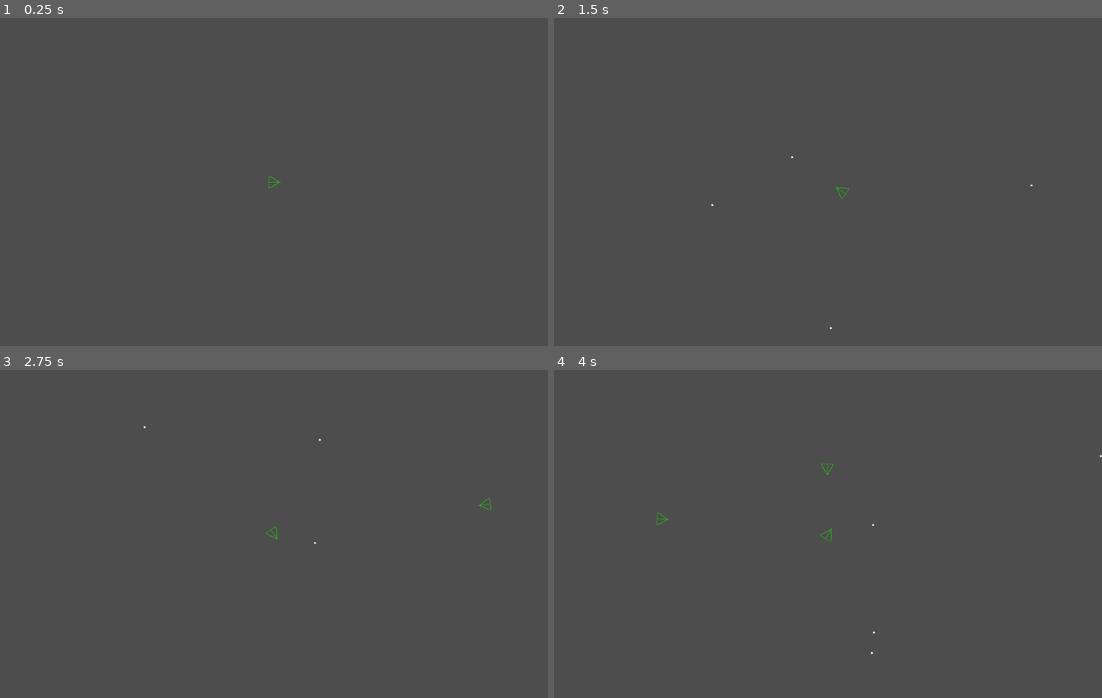
Above: before the commit, frames 1-4 (two rows, left to right).
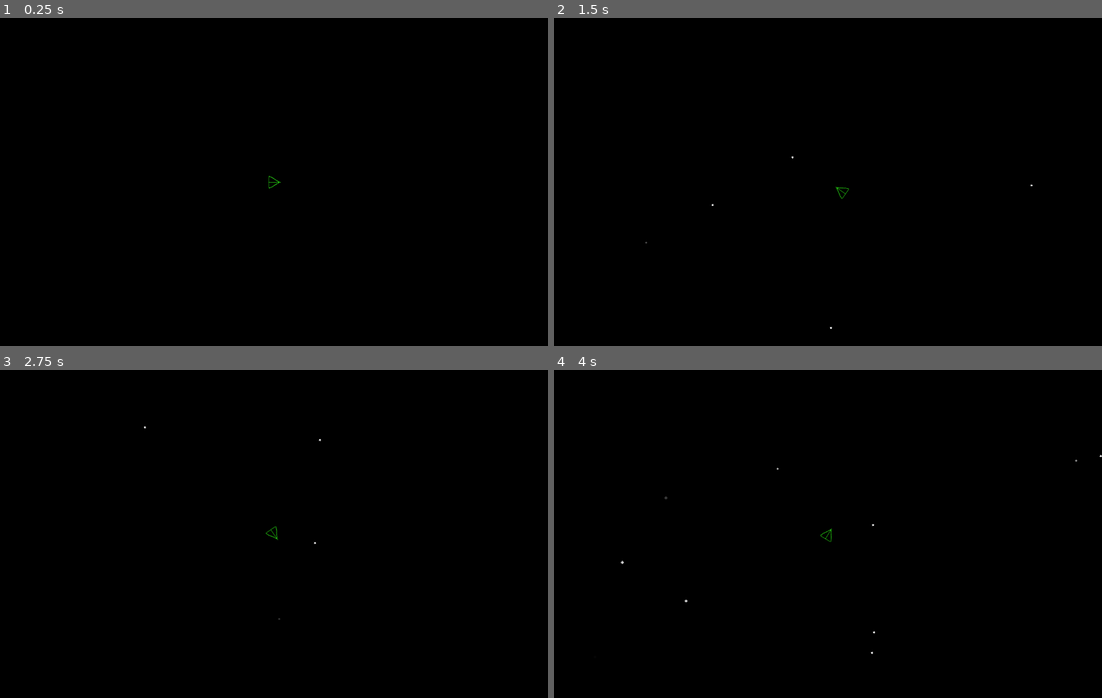
Above: after the commit, the same moments.

Repository: Edvinest/space-endless
Game: Godot game, scene res://Main.tscn
The game is run twice, just before and just after one commit, with the same random seed, the same clock (stepped at 60 frames per second) and the same inputs.
Inputs:
- Up to frame 1 (0.25 s): no input
- Up to frame 2 (1.5 s): tap Enter at 0.5 s; hold D (move_right) 0.53-1.28 s; hold Space (shoot) 0.53-1.28 s; hold S (move_down) from 1.28 s (still down); tap Space (shoot) at 1.35 s
- Up to frame 3 (2.75 s): release S (move_down) at 2.03 s; hold D (move_right) from 2.03 s (still down); hold Space (shoot) from 2.03 s (still down)
- Up to frame 4 (4 s): tap Enter at 2.75 s; release D (move_right) at 2.78 s; release Space (shoot) at 2.78 s; hold W (move_up) 2.78-3.53 s; tap Space (shoot) at 2.85 s; hold A (move_left) from 3.53 s (still down); hold Space (shoot) from 3.53 s (still down)

The runs differ from the first frame. In frame 1, 100% of the frame differs, in the area x 0-100%, y 0-100%; in frame 2, 100%; in frame 3, 100%; in frame 4, 100%.

Commit message:
Uni backup

Diff:
--- a/Enemy.gd
+++ b/Enemy.gd
@@ -8,7 +8,7 @@
 
 # Called when the node enters the scene tree for the first time.
 func _ready():
-	pass
+	add_to_group("Enemy")
 
 # Called every frame. 'delta' is the elapsed time since the previous frame.
 func _process(delta):
--- a/Enemy.tscn
+++ b/Enemy.tscn
@@ -27,6 +27,7 @@
 radius = 16.0
 
 [node name="Enemy" type="CharacterBody2D"]
+collision_mask = 0
 script = ExtResource("1_d5k31")
 
 [node name="AnimatedSprite2D" type="AnimatedSprite2D" parent="."]
--- a/Main.gd
+++ b/GameManager.gd
@@ -1,22 +1,26 @@
 extends Node
 
 var enemy : PackedScene = preload("res://Enemy.tscn")
+var PLAYER : Node
+var ENEMYTIMER : Timer
 
 # Called when the node enters the scene tree for the first time.
 func _ready():
+	PLAYER = get_node("/root/Main/Player")
+	ENEMYTIMER = get_node("/root/Main/EnemyTimer")
 	randomize()
 
 
 # Called every frame. 'delta' is the elapsed time since the previous frame.
 func _process(delta):
-	if $Player.velocity.length() > 0 && $EnemyTimer.is_stopped():
-		$EnemyTimer.start()
+	if PLAYER.velocity.length() > 0 && ENEMYTIMER.is_stopped():
+		ENEMYTIMER.start()
 
 func _on_enemy_timer_timeout():
 	var rng = RandomNumberGenerator.new()
 	rng.randomize()
 
-	$Player/Path2D/PathFollow2D.progress = rng.randi_range(0, 3664)
+	#PLAYER/Path2D/PathFollow2D.progress = rng.randi_range(0, 3664)
 	var enemyInstance = enemy.instantiate()
 	enemyInstance.global_position = $Player/Path2D/PathFollow2D/Marker2D.global_position
 	add_child(enemyInstance)
--- a/Main.tscn
+++ b/Main.tscn
@@ -1,12 +1,30 @@
-[gd_scene load_steps=3 format=3 uid="uid://bepybmkl8rpoe"]
+[gd_scene load_steps=5 format=3 uid="uid://bepybmkl8rpoe"]
 
 [ext_resource type="PackedScene" uid="uid://viego578gfol" path="res://Player.tscn" id="1_5pos6"]
-[ext_resource type="Script" path="res://Main.gd" id="1_7uocg"]
+[ext_resource type="Texture2D" uid="uid://blhounana28av" path="res://star.png" id="3_834o7"]
+
+[sub_resource type="Curve" id="Curve_o8sjo"]
+_data = [Vector2(0.00246306, 1), 0.0, 0.0, 0, 0, Vector2(0.504926, 1), 0.0, 0.0, 0, 0, Vector2(1, 0.629893), 0.0, 0.0, 0, 0]
+point_count = 3
+
+[sub_resource type="Gradient" id="Gradient_ylo0u"]
+offsets = PackedFloat32Array(0, 0.524862, 1)
+colors = PackedColorArray(0, 0, 0, 1, 1, 1, 1, 1, 0, 0, 0, 1)
 
 [node name="Main" type="Node"]
-script = ExtResource("1_7uocg")
 
 [node name="Player" parent="." instance=ExtResource("1_5pos6")]
+
+[node name="CPUParticles2D" type="CPUParticles2D" parent="Player"]
+amount = 64
+lifetime = 5.0
+texture = ExtResource("3_834o7")
+emission_shape = 3
+emission_rect_extents = Vector2(2048, 1200)
+gravity = Vector2(0, 0)
+scale_amount_max = 2.5
+scale_amount_curve = SubResource("Curve_o8sjo")
+color_ramp = SubResource("Gradient_ylo0u")
 
 [node name="EnemyTimer" type="Timer" parent="."]
 
--- a/Player.gd
+++ b/Player.gd
@@ -6,10 +6,14 @@
 @onready var projectile_scene : PackedScene = preload("res://Projectile.tscn")
 var health : int = 3
 var can_fire : bool
+var can_move : bool = true
 var is_alive : bool
 var rotation_direction : float = 0
 var screen_size : Vector2
 var collision_position : Vector2
+var knockback_force : float = 500
+
+var enemies : Array
 
 # Called when the node enters the scene tree for the first time.
 func _ready():
@@ -22,11 +26,12 @@
 	position = pos
 	is_alive = true
 	show()
-	$CollisionShape2D.disabled = false
+	$Area2D/CollisionShape2D.disabled = false
 
 func _get_input():
-	rotation_direction = Input.get_axis("move_left", "move_right")
-	velocity = transform.x * Input.get_axis("move_down", "move_up") * speed
+	if can_move:
+		rotation_direction = Input.get_axis("move_left", "move_right")
+		velocity = transform.x * Input.get_axis("move_down", "move_up") * speed
 
 func _fire():
 	if can_fire:
@@ -34,6 +39,7 @@
 		projectile.position = $ShootPosition.global_position
 		projectile._set_direction(rotation)
 		projectile.shot_from = self
+		projectile.rotation = rotation
 		get_parent().add_child(projectile)
 
 		can_fire = false
@@ -42,7 +48,7 @@
 # Called every frame. 'delta' is the elapsed time since the previous frame.
 func _process(delta):
 	if Input.is_action_pressed("shoot"): _fire()
-
+	enemies = get_tree().get_nodes_in_group("Enemy")
 #	if rotation_direction > 0:
 #		$AnimatedSprite2D.animation = "rotate_right"
 #	elif rotation_direction < 0:
@@ -70,7 +76,7 @@
 
 	if health == 0:
 		hide()
-		$CollisionShape2D.set_deferred("disabled", true)
+		$Area2D/CollisionShape2D.disabled = true
 		is_alive = false
 
 func _on_fire_timer_timeout():
@@ -79,6 +85,19 @@
 
 func _on_body_entered(body):
 	if body is Enemy:
-		collision_position = body.position
-		print(collision_position)
+		var knockback_direction = global_position - body.global_position
+		knockback_direction = knockback_direction.normalized()
+		var knockback_impulse = knockback_direction * knockback_force
+
+		velocity = knockback_impulse  # Knock back the player in the calculated direction
+
+		if is_alive:
+			for enemy in enemies:
+				enemy.velocity = -body.velocity * 2
+			can_move = false
+
 		_take_damage()
+
+		await(get_tree().create_timer(0.8)).timeout
+
+		can_move = true
--- a/project.godot
+++ b/project.godot
@@ -14,6 +14,10 @@
 run/main_scene="res://Main.tscn"
 config/features=PackedStringArray("4.1", "Mobile")
 config/icon="res://icon.svg"
+
+[autoload]
+
+GameManager="*res://GameManager.gd"
 
 [display]
 
@@ -51,3 +55,4 @@
 [rendering]
 
 renderer/rendering_method="mobile"
+environment/defaults/default_clear_color=Color(0, 0, 0, 1)
Binary file added: star.png
Not shown, added: star.png.import
